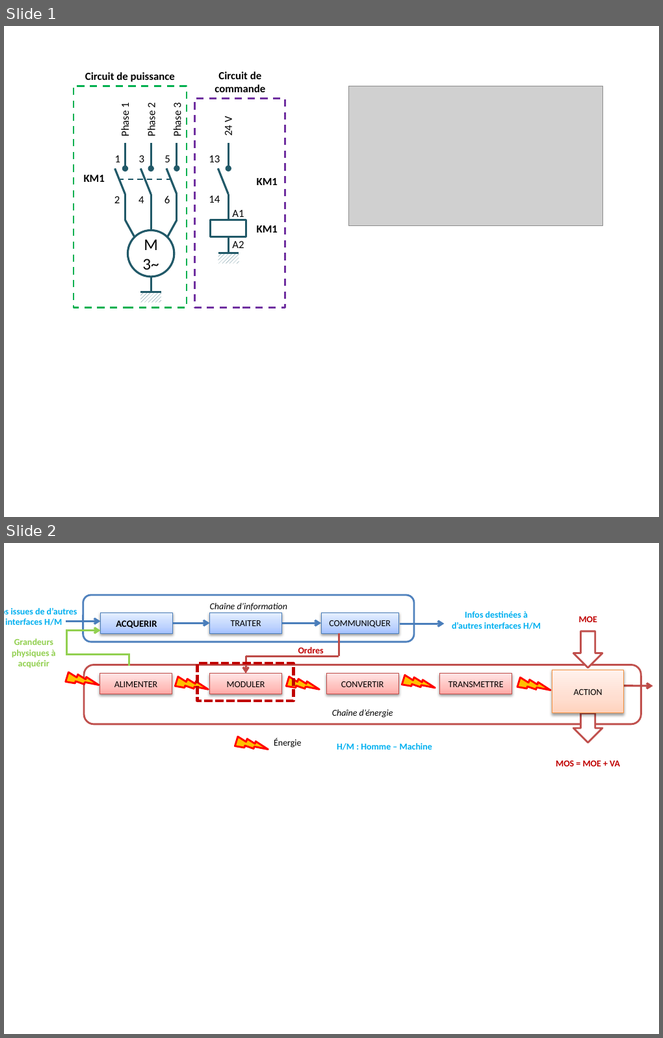
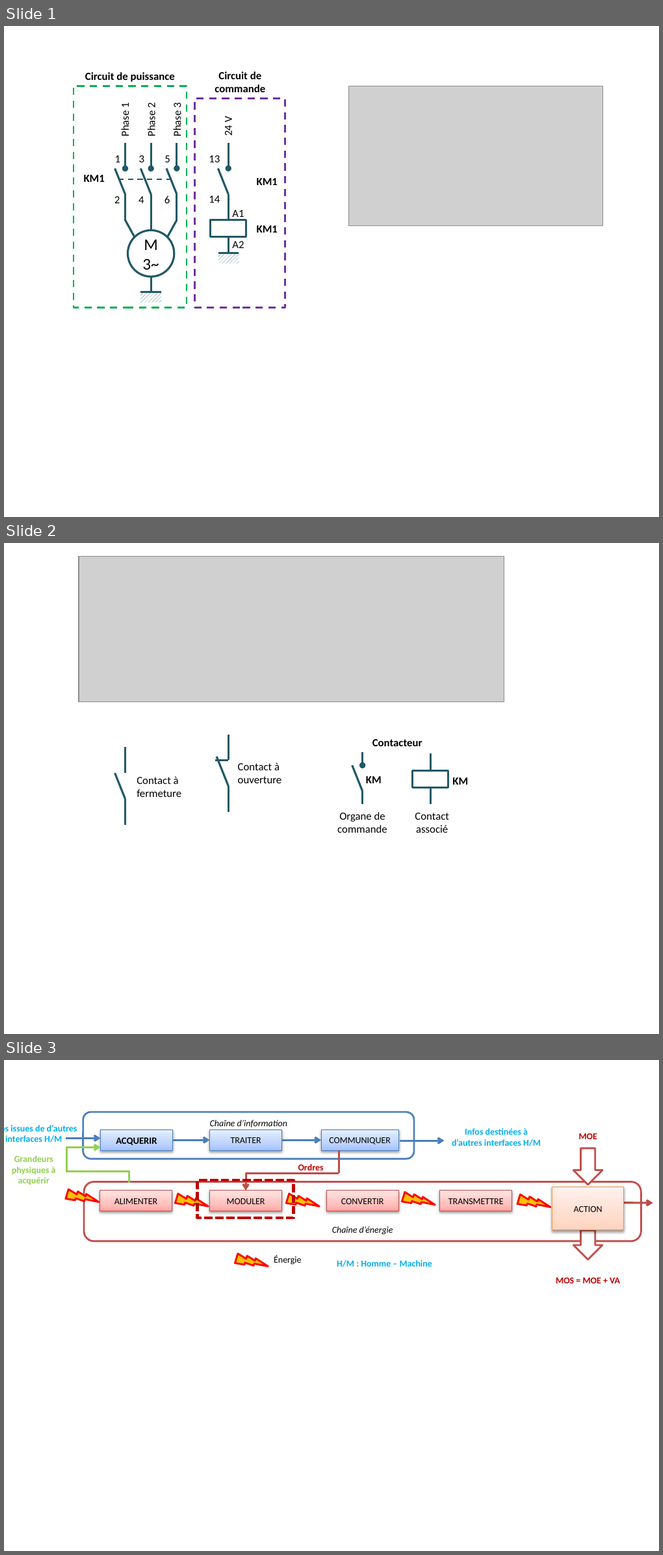
Before and after one commit to xpessoles/Cycle_01_DecouverteSII, a slide deck: ChaineFonctionnelle/03_Fonction_Moduler/03_Fonction_Moduler_Figures.pptx. Shown one above the other, each under a label of ours: slides 1 and 2 before the commit, slides 1, 2 and 3 after it. The pictures are 663x1038 and 663x1555 pixels, drawn with LibreOffice and Linux fonts; fonts in the diff are those of the drawing; grey boxes stand for pictures. Boxes give left, top, right and bottom in pixels: in the first picture for what was removed or moved away, otherwise in the second. Text is boxed around its words. In the diff, an @@ line names an element or a change of style, - is before the commit and + after.

```diff
--- a/ChaineFonctionnelle/03_Fonction_Moduler/03_Fonction_Moduler_Figures.pptx
+++ b/ChaineFonctionnelle/03_Fonction_Moduler/03_Fonction_Moduler_Figures.pptx
@@ slide 2 added at (4,543,659,1034), background #FFFFFF @@
@@ picture added at (79,557,504,702) @@
@@ line added from (229, 734) to (229, 761), #215968 2.25 pt @@
@@ line added from (125, 747) to (125, 773), #215968 2.25 pt @@
@@ line added from (217, 757) to (229, 786), #215968 2.25 pt @@
@@ arrow added from (362, 753) to (362, 766), #215968 2.25 pt @@
@@ text added at (373,739,423,746), 12 pt, text #000000, bold @@
+Contacteur
@@ line added from (430, 754) to (430, 771), #215968 2.25 pt @@
@@ line added from (114, 773) to (125, 799), #215968 2.25 pt @@
@@ text added at (137,776,181,797), 12 pt, text #000000 @@
+Contact à fermeture
@@ line added from (228, 761) to (216, 761), #215968 2.25 pt @@
@@ text added at (238,763,282,783), 12 pt, text #000000 @@
+Contact à ouverture
@@ line added from (352, 766) to (362, 791), #215968 2.25 pt @@
@@ text added at (366,776,382,783), 12 pt, text #000000, bold @@
+KM
@@ rectangle added at (412,771,448,788), outline #215968 2.25 pt @@
@@ line added from (229, 786) to (229, 811), #215968 2.25 pt @@
@@ line added from (362, 791) to (362, 804), #215968 2.25 pt @@
@@ line added from (430, 789) to (430, 804), #215968 2.25 pt @@
@@ text added at (452,778,468,785), 12 pt, text #000000, bold @@
+KM
@@ line added from (125, 799) to (125, 824), #215968 2.25 pt @@
@@ text added at (337,812,388,833), 12 pt, text #000000 @@
+Organe de commande
@@ text added at (415,813,449,833), 12 pt, text #000000 @@
+Contact associé
@@ what was slide 2 is now slide 3 @@
```
Also in this commit, not shown: 1 other file.
